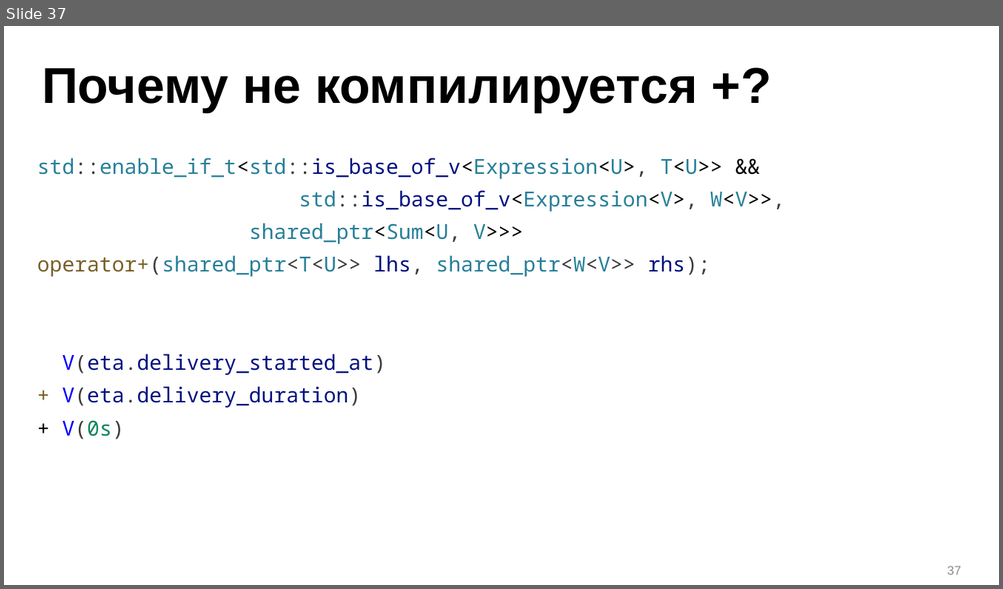
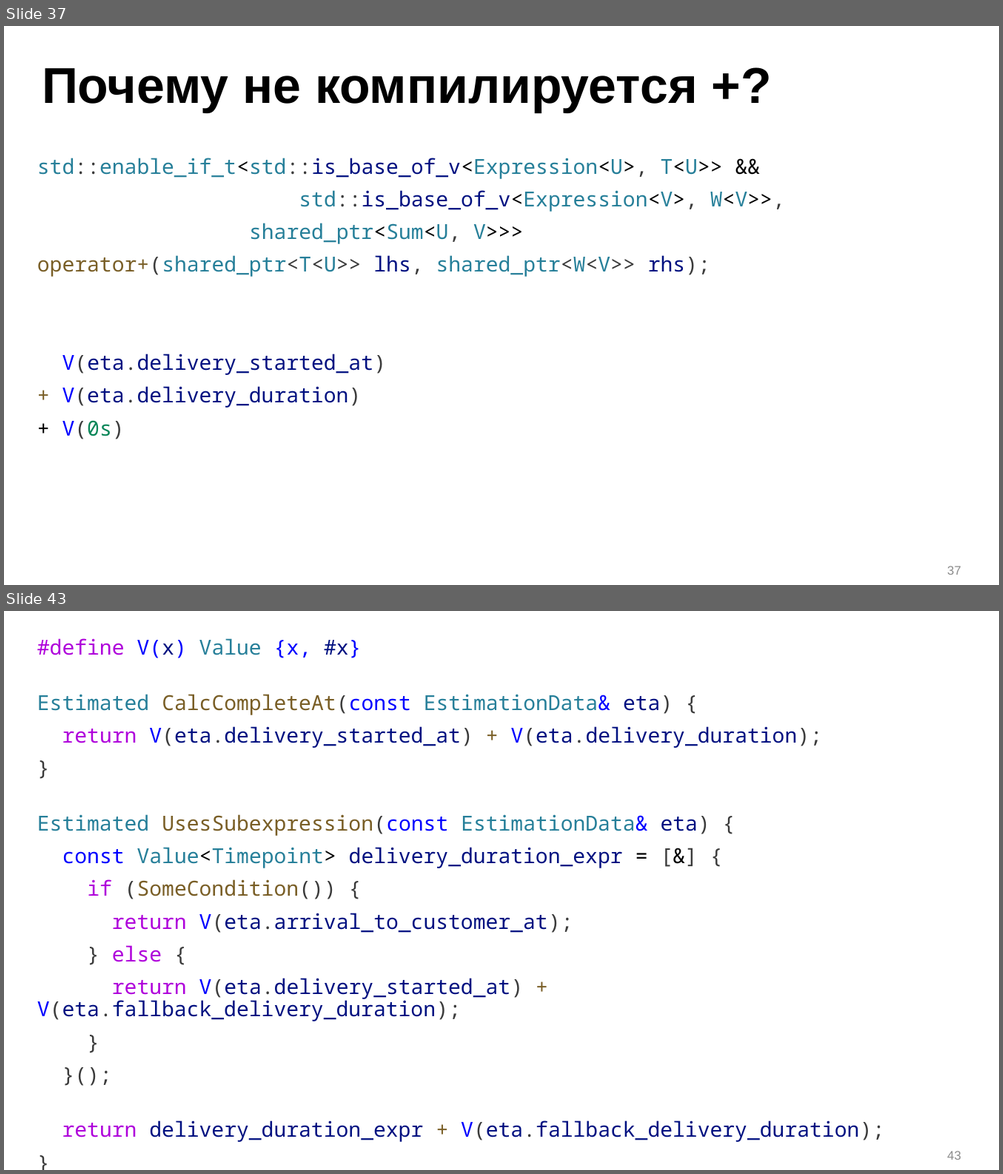
Before and after one commit to ishfb/zcc23, a slide deck: slides_new.pptx. Shown one above the other, each under a label of ours: slide 37 before the commit, slides 37 and 43 after it; the slides between them are not shown. The pictures are 1003x589 and 1003x1174 pixels, drawn with LibreOffice and Linux fonts; fonts in the diff are those of the drawing. Boxes give left, top, right and bottom in pixels: in the first picture for what was removed or moved away, otherwise in the second. Text is boxed around its words. In the diff, an @@ line names an element or a change of style, - is before the commit and + after.

```diff
--- a/slides_new.pptx
+++ b/slides_new.pptx
@@ slide 43 added at box(4, 611, 999, 1170), background #FFFFFF @@
@@ text added at box(37, 638, 884, 1142), 20 pt, text #001080 @@
+#define V(x) Value {x, #x}
+Estimated CalcCompleteAt(const EstimationData& eta) {
+return V(eta.delivery_started_at) + V(eta.delivery_duration);
+}
+Estimated UsesSubexpression(const EstimationData& eta) {
+const Value<Timepoint> delivery_duration_expr = [&] {
+if (SomeCondition()) {
+return V(eta.arrival_to_customer_at);
+} else {
+return V(eta.delivery_started_at) + V(eta.fallback_delivery_duration);
+}
+}();
+return delivery_duration_expr + V(eta.fallback_delivery_duration);
+}
@@ page number added at box(947, 1151, 961, 1160), 12 pt, text #8C8C8C @@
+43
```
Also in this commit, not shown: 10 other slides added.
